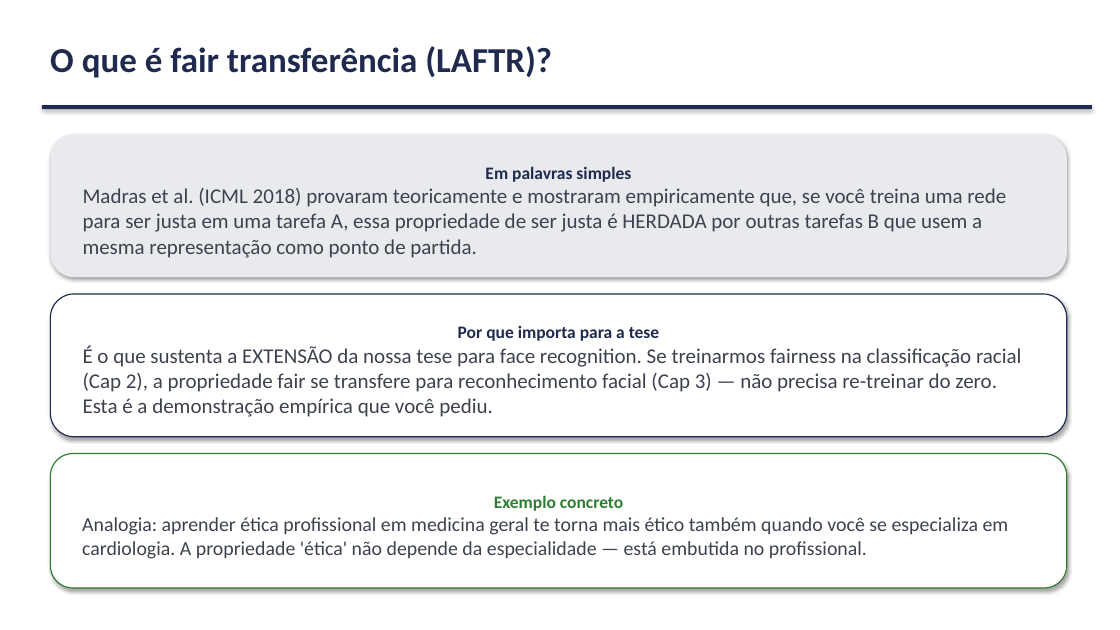
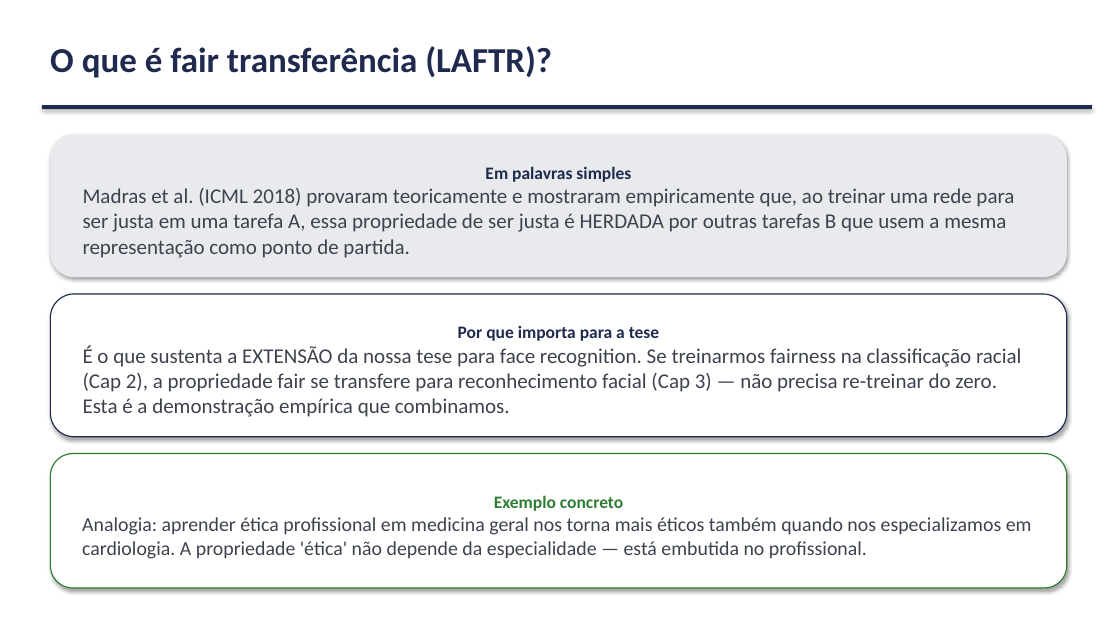
Before and after one commit to marcellozzetti/Facial-Recognition-Models-Mitigating-Bias, a slide deck: slide 18 of docs/ativo/material_reuniao_orientador_v3.2.1.pptx. Drawn at 1120x630 pixels with LibreOffice and Linux fonts; fonts in the diff are those of the drawing. Boxes give left, top, right and bottom in pixels: in the first picture for what was removed or moved away, otherwise in the second. Text is boxed around its words. In the diff, an @@ line names an element or a change of style, - is before the commit and + after.

```diff
--- a/docs/ativo/material_reuniao_orientador_v3.2.1.pptx
+++ b/docs/ativo/material_reuniao_orientador_v3.2.1.pptx
@@ text in rounded rectangle at (x1=83, y1=188, x2=1014, y2=258): text changed @@
-Madras et al. (ICML 2018) provaram teoricamente e mostraram empiricamente que, se você treina uma rede para ser justa em uma tarefa A, essa propriedade de ser justa é HERDADA por outras tarefas B que usem a mesma representação como ponto de partida.
+Madras et al. (ICML 2018) provaram teoricamente e mostraram empiricamente que, ao treinar uma rede para ser justa em uma tarefa A, essa propriedade de ser justa é HERDADA por outras tarefas B que usem a mesma representação como ponto de partida.
@@ text in rounded rectangle at (x1=83, y1=345, x2=1021, y2=417): text changed @@
-É o que sustenta a EXTENSÃO da nossa tese para face recognition. Se treinarmos fairness na classificação racial (Cap 2), a propriedade fair se transfere para reconhecimento facial (Cap 3) — não precisa re-treinar do zero. Esta é a demonstração empírica que você pediu.
+É o que sustenta a EXTENSÃO da nossa tese para face recognition. Se treinarmos fairness na classificação racial (Cap 2), a propriedade fair se transfere para reconhecimento facial (Cap 3) — não precisa re-treinar do zero. Esta é a demonstração empírica que combinamos.
@@ text in rounded rectangle at (x1=82, y1=517, x2=1032, y2=559): text changed @@
-Analogia: aprender ética profissional em medicina geral te torna mais ético também quando você se especializa em cardiologia. A propriedade 'ética' não depende da especialidade — está embutida no profissional.
+Analogia: aprender ética profissional em medicina geral nos torna mais éticos também quando nos especializamos em cardiologia. A propriedade 'ética' não depende da especialidade — está embutida no profissional.
```
Also in this commit, not shown: 5 other slides changed, 1 other file.
